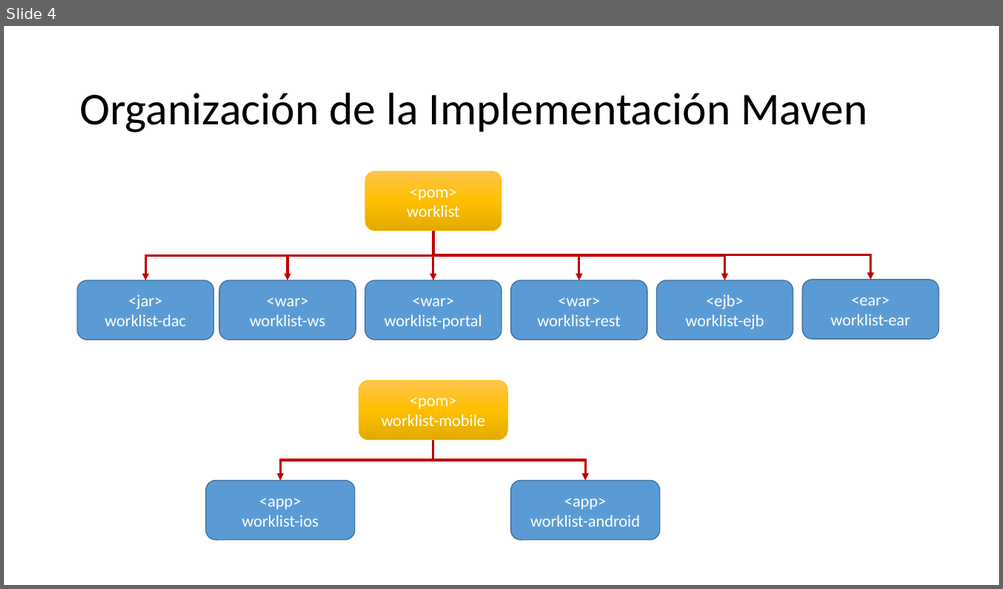
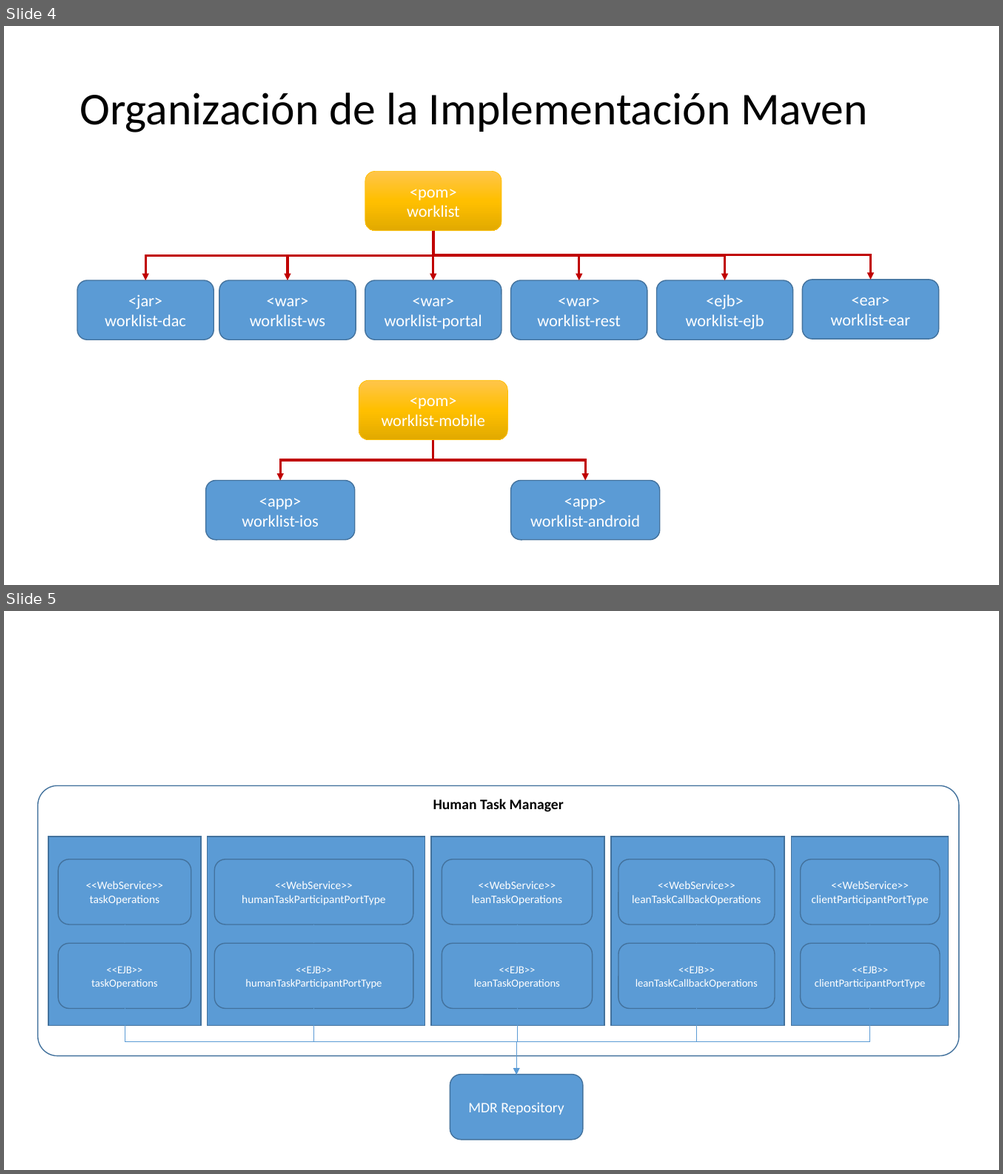
Before and after one commit to upcevo201402/bpm-btm, a slide deck: Diseno/Concepto_Arquitectura.pptx. Shown one above the other, each under a label of ours: slide 4 before the commit, slides 4 and 5 after it. The pictures are 1003x589 and 1003x1174 pixels, drawn with LibreOffice and Linux fonts; fonts in the diff are those of the drawing. Boxes give left, top, right and bottom in pixels: in the first picture for what was removed or moved away, otherwise in the second. Text is boxed around its words. In the diff, an @@ line names an element or a change of style, - is before the commit and + after.

```diff
--- a/Diseno/Concepto_Arquitectura.pptx
+++ b/Diseno/Concepto_Arquitectura.pptx
@@ slide 5 added at (4,611,999,1170), background #FFFFFF @@
@@ rounded rectangle added at (37,786,959,1056), outline #43739E 1 pt, 14 pt, text #000000, bold @@
+Human Task Manager
@@ rectangle added at (48,837,201,1027), fill #5B9BD5, outline #43739E 1 pt @@
@@ rectangle added at (208,837,426,1027), fill #5B9BD5, outline #43739E 1 pt @@
@@ rectangle added at (432,837,605,1027), fill #5B9BD5, outline #43739E 1 pt @@
@@ rectangle added at (612,837,785,1027), fill #5B9BD5, outline #43739E 1 pt @@
@@ rectangle added at (791,837,948,1027), fill #5B9BD5, outline #43739E 1 pt @@
@@ rounded rectangle added at (59,860,191,925), fill #5B9BD5, outline #43739E 1 pt, 11 pt, text #FFFFFF @@
+<<WebService>>
+taskOperations
@@ rounded rectangle added at (214,860,413,925), fill #5B9BD5, outline #43739E 1 pt, 11 pt, text #FFFFFF @@
+<<WebService>>
+humanTaskParticipantPortType
@@ rounded rectangle added at (442,860,593,925), fill #5B9BD5, outline #43739E 1 pt, 11 pt, text #FFFFFF @@
+<<WebService>>
+leanTaskOperations
@@ rounded rectangle added at (618,860,774,925), fill #5B9BD5, outline #43739E 1 pt, 11 pt, text #FFFFFF @@
+<<WebService>>
+leanTaskCallbackOperations
@@ rounded rectangle added at (800,860,939,925), fill #5B9BD5, outline #43739E 1 pt, 11 pt, text #FFFFFF @@
+<<WebService>>
+clientParticipantPortType
@@ arrow added from (125, 925) to (125, 944), #5B9BD5 0.5 pt @@
@@ arrow added from (313, 925) to (313, 944), #5B9BD5 0.5 pt @@
@@ arrow added from (518, 925) to (518, 944), #5B9BD5 0.5 pt @@
@@ arrow added from (697, 925) to (697, 944), #5B9BD5 0.5 pt @@
@@ arrow added from (871, 925) to (865, 953), #5B9BD5 0.5 pt @@
@@ rounded rectangle added at (59,944,191,1009), fill #5B9BD5, outline #43739E 1 pt, 10.5 pt, text #FFFFFF @@
+<<EJB>>
+taskOperations
@@ rounded rectangle added at (214,944,413,1009), fill #5B9BD5, outline #43739E 1 pt, 10.5 pt, text #FFFFFF @@
+<<EJB>>
+humanTaskParticipantPortType
@@ rounded rectangle added at (442,944,593,1009), fill #5B9BD5, outline #43739E 1 pt, 10.5 pt, text #FFFFFF @@
+<<EJB>>
+leanTaskOperations
@@ rounded rectangle added at (618,944,774,1009), fill #5B9BD5, outline #43739E 1 pt, 10.5 pt, text #FFFFFF @@
+<<EJB>>
+leanTaskCallbackOperations
@@ rounded rectangle added at (800,944,939,1009), fill #5B9BD5, outline #43739E 1 pt, 10.5 pt, text #FFFFFF @@
+<<EJB>>
+clientParticipantPortType
@@ elbow arrow added from (125, 1008) to (517, 1075), #5B9BD5 0.5 pt @@
@@ elbow arrow added from (313, 1008) to (517, 1075), #5B9BD5 0.5 pt @@
@@ elbow arrow added from (518, 1008) to (517, 1075), #5B9BD5 0.5 pt @@
@@ elbow arrow added from (697, 1008) to (517, 1075), #5B9BD5 0.5 pt @@
@@ elbow arrow added from (871, 1008) to (517, 1075), #5B9BD5 0.5 pt @@
@@ rounded rectangle added at (450,1075,583,1141), fill #5B9BD5, outline #43739E 1 pt, 14 pt, text #FFFFFF @@
+MDR Repository
```
Also in this commit, not shown: 2 slides changed, 4 other slides added, 1 other file.
